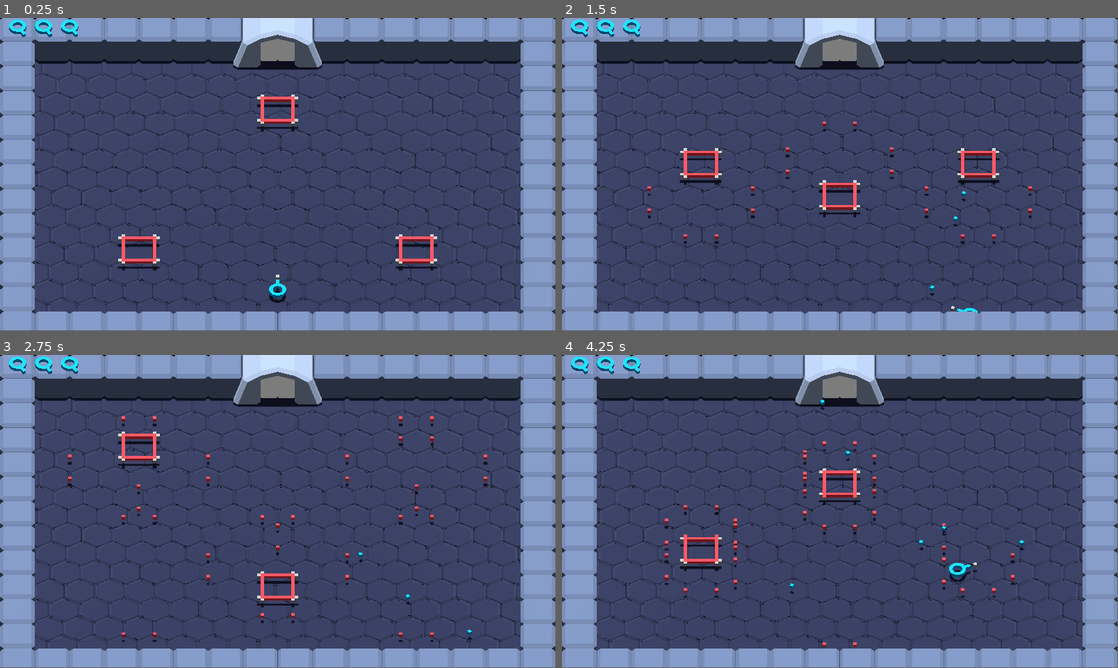
Above: before the commit, frames 1-4 (two rows, left to right).
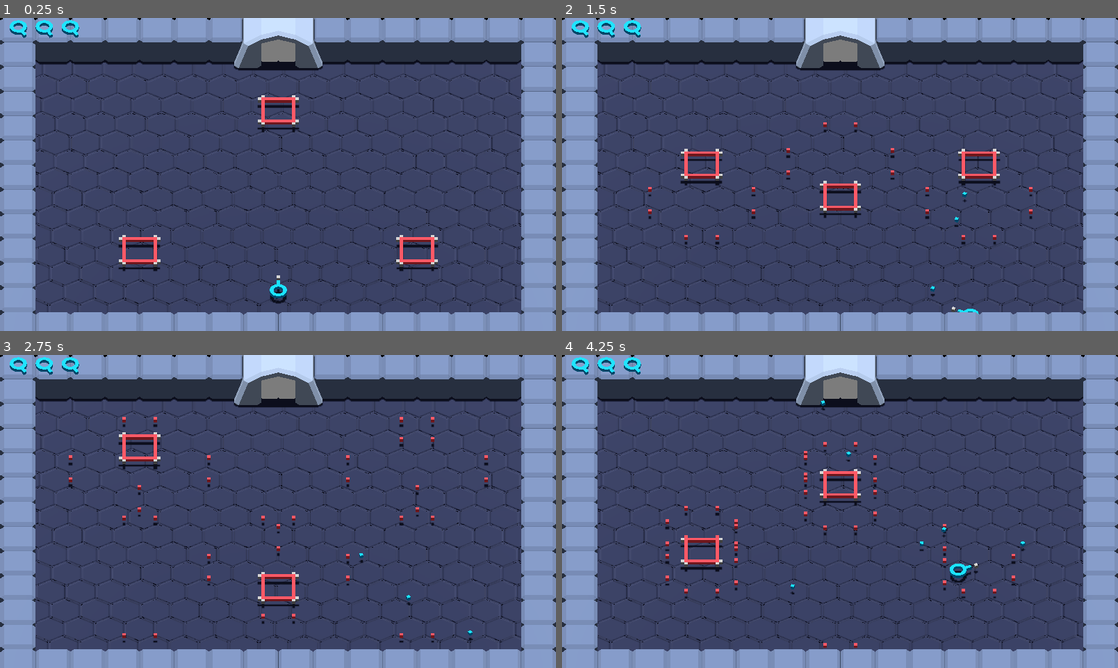
Above: after the commit, the same moments.

Repository: Kwarf/ld54
Game: Godot game, scene res://levels/level_1.tscn
Two runs of this game, one before a commit and one after it. Both use one fixed random seed, a clock stepped at 60 frames per second and the inputs below.
Inputs (mouse positions are in pixels of both pictures, inside the frame that each line leads up to):
- Up to frame 1 (0.25 s): no input
- Up to frame 2 (1.5 s): move the mouse to (962, 158) at 0.52 s; press the mouse at (962, 158) at 0.53 s; hold Right (ui_right) 0.53-1.28 s; move the mouse to (728, 190) at 1.27 s; release the mouse at (728, 190) at 1.28 s; hold Down (ui_down) from 1.28 s (still down); click (728, 190) at 1.35 s
- Up to frame 3 (2.75 s): move the mouse to (333, 442) at 2.02 s; release Down (ui_down) at 2.03 s; press the mouse at (333, 442) at 2.03 s; hold Right (ui_right) from 2.03 s (still down)
- Up to frame 4 (4.25 s): move the mouse to (812, 574) at 2.77 s; release Right (ui_right) at 2.78 s; release the mouse at (812, 574) at 2.78 s; hold Up (ui_up) 2.78-3.53 s; click (812, 574) at 2.85 s; move the mouse to (1006, 558) at 3.52 s; press the mouse at (1006, 558) at 3.53 s; hold Left (ui_left) from 3.53 s (still down)
In our replay, the window is 799x449 before the commit and 800x450 after it. These sizes can differ from the game's own. Grey fills any space a smaller window leaves; there, only what the larger window draws over its background counts as a difference.

The runs differ from the first frame. In frame 1, 5.0% of the frame differs, in the area x 0-100%, y 0-100%; in frame 2, 5.1%; in frame 3, 5.1%; in frame 4, 5.3%.

Commit message:
Configure export templates and CI

Diff:
--- a/project.godot
+++ b/project.godot
@@ -10,7 +10,7 @@
 
 [application]
 
-config/name="Ludum Dare 54"
+config/name="Polygon Space"
 run/main_scene="res://levels/level_1.tscn"
 config/features=PackedStringArray("4.1", "Forward Plus")
 
@@ -25,6 +25,7 @@
 
 window/size/viewport_width=1920
 window/size/viewport_height=1080
+window/stretch/mode="viewport"
 
 [input]
 
Not shown, added: export_presets.cfg
Not shown, added: .github/workflows/godot-ci.yml
Not shown, changed: assets/level_base.blend
